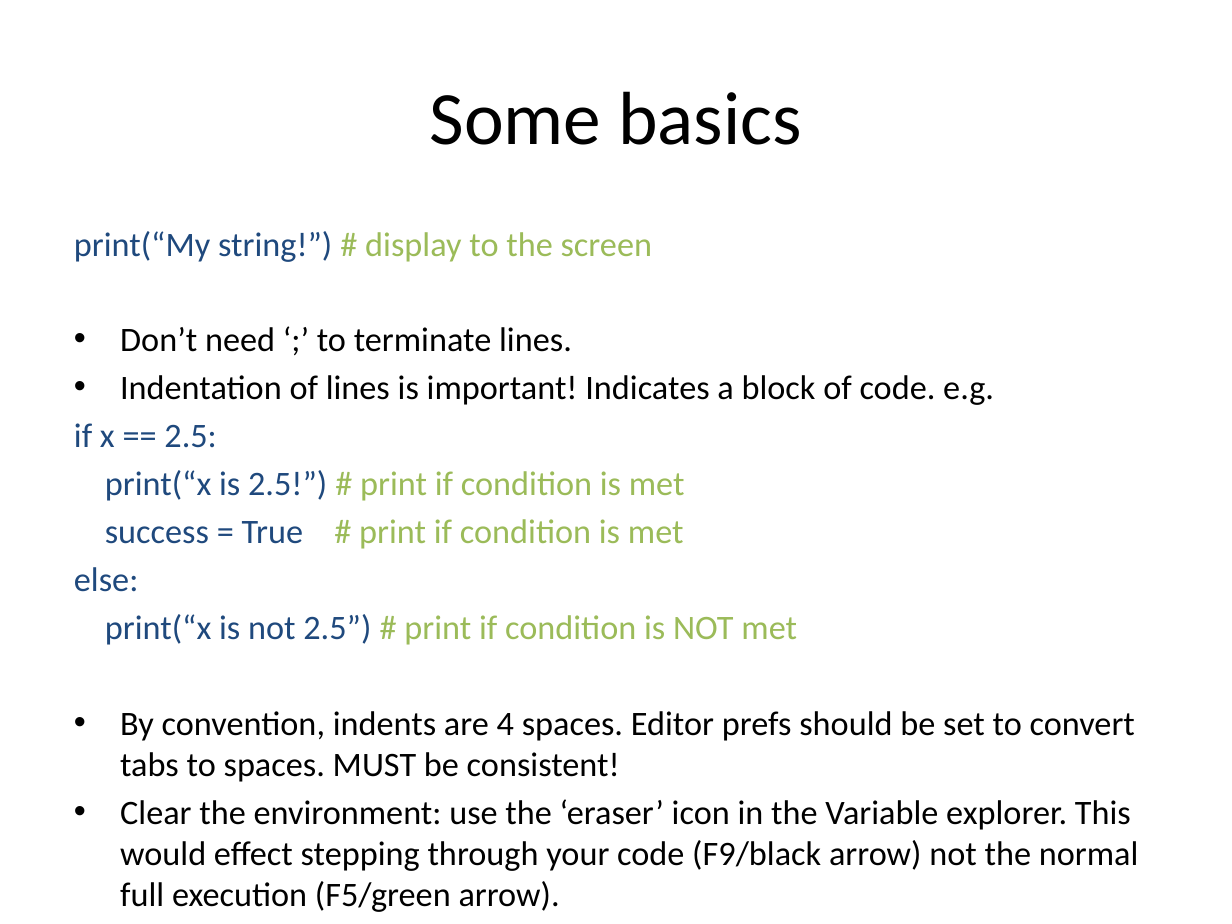
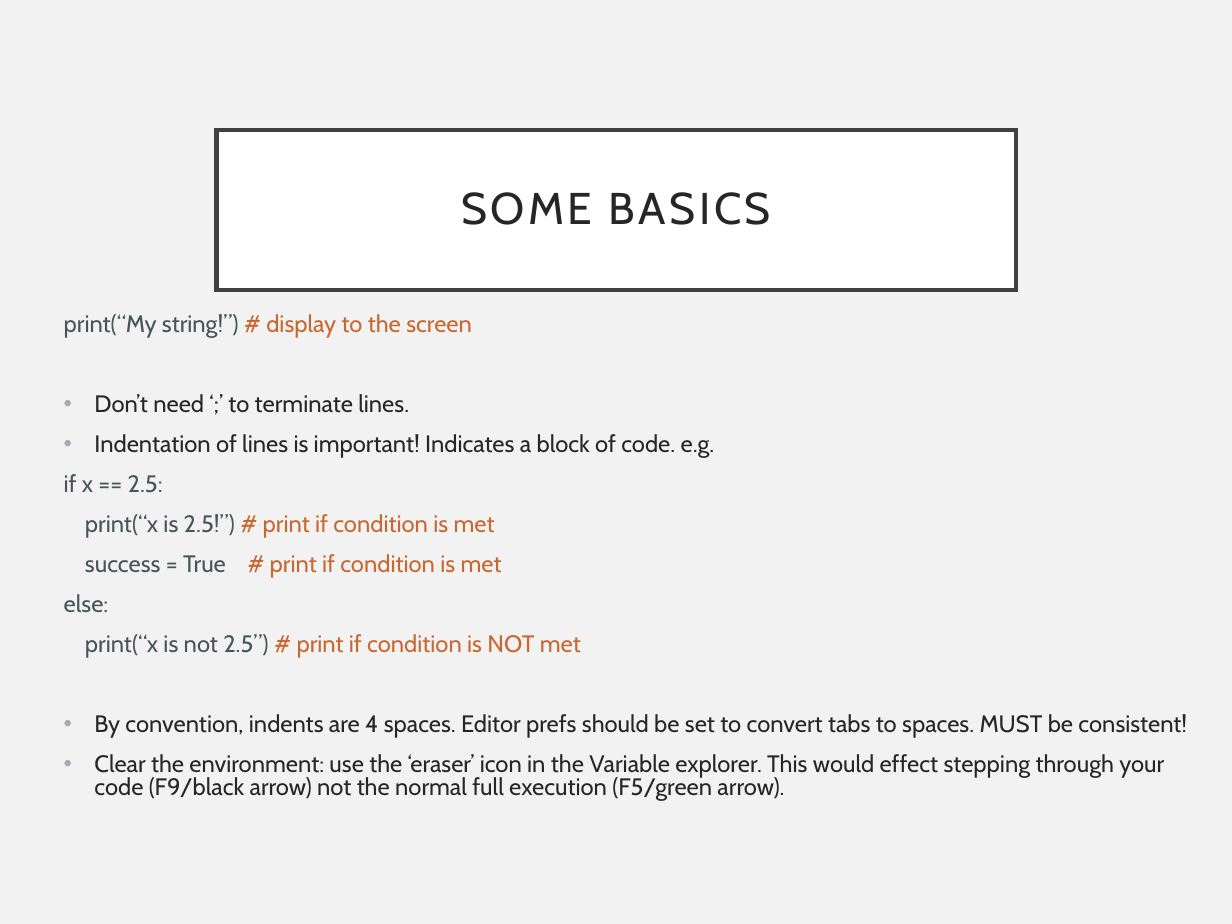
Before and after one commit to pradau/python_for_psychologists, a slide deck: slide 9 of Python_intro_lecture.pptx. Drawn at 1232x924 pixels with LibreOffice and Linux fonts; fonts in the diff are those of the drawing. Boxes give left, top, right and bottom in pixels: in the first picture for what was removed or moved away, otherwise in the second. Text is boxed around its words. In the diff, an @@ line names an element or a change of style, - is before the commit and + after.

```diff
--- a/Python_intro_lecture.pptx
+++ b/Python_intro_lecture.pptx
@@ background #FFFFFF to #F2F2F2 @@
@@ title "SOME BASICS": place and size @@
-title "SOME BASICS" at <box>430,91,801,145</box>
+title "SOME BASICS" at <box>217,129,1016,290</box>
@@ title "SOME BASICS" at <box>217,129,1016,290</box>: fill none to #FFFFFF; outline none to #404040 2.5 pt @@
@@ title at <box>461,192,771,225</box>: text changed; size 44 to 26 pt; font Calibri to Cabin; text colour #000000 to #262626 @@
-Some basics
+SOME BASICS
@@ text "print(“My string!”) # display to ...": place and size @@
-text "print(“My string!”) # display to ..." at <box>74,231,1139,912</box>
+text "print(“My string!”) # display to ..." at <box>64,314,1187,801</box>
@@ text "print(“My string!”) # display to ..." at <box>64,314,1187,801</box>: size 20 to 13.9 pt, font Calibri to Cabin; text colour #1F497D to #4A5356 in "print(“My string!”)", "if x == 2.5:", "print(“x is 2.5!”)", "success = True" and 2 more places; text colour #9BBB59 to #C96731 in "# display to the screen", "# print if condition is met", "# print if condition is met", "# print if condition is NOT met"; text colour #000000 to #262626 in "Don’t need ‘;’ to terminate lines.", "Indentation of lines is important! Indicates a ...", "By convention, indents are 4 spaces. Editor ...", "Clear the environment: use the ‘eraser’ icon ..."; line spacing 1 to 0.8; more space between paragraphs; indent changed @@
```
Also in this commit, not shown: 24 other slides changed, 3 slides added, 2 slides removed.
